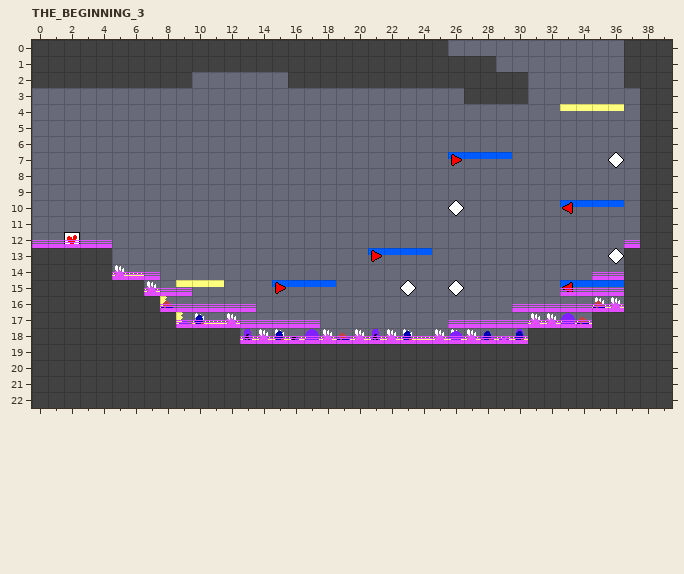
Two states of a LDtk project, Assets/Resources/LDtk/level_1.ldtk. Above: the version before the commit.
Cells are 16x16 px. Shown: THE_BEGINNING_3 x 0..39, y 0..22. The commit also changed other parts of the map, which this record leaves out.
Once edited:
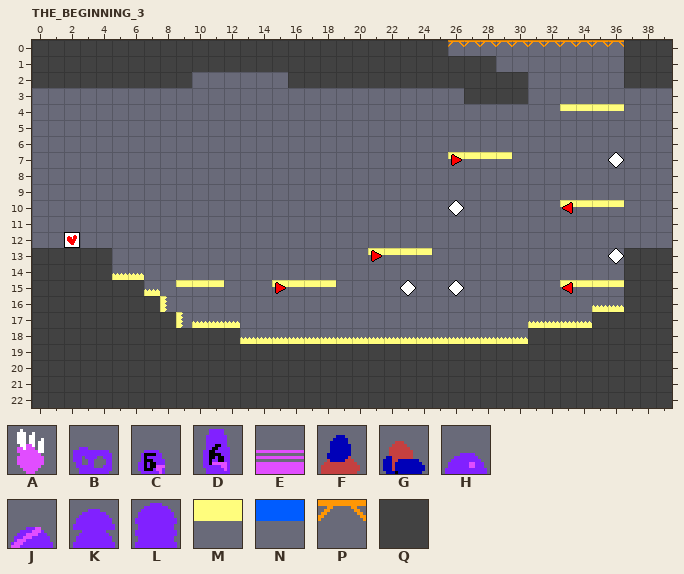
Key: from "DECOR": A 0, B 33, C 34, D 35, E 56, F 74, G 75, H 97, J 98, K 99, L 100; from "ENTITIES": M 8, N 9, P 67; from "GROUND": Q 0.
_ is an empty cell.
What changed:
{"where": "layer \"GROUND\""}
{"y":3,"x":38,"old":"QQ","new":"__"}
{"y":4,"x":38,"old":"QQ","new":"__"}
{"y":5,"x":38,"old":"QQ","new":"__"}
{"y":6,"x":38,"old":"QQ","new":"__"}
{"y":7,"x":38,"old":"QQ","new":"__"}
{"y":8,"x":38,"old":"QQ","new":"__"}
{"y":9,"x":38,"old":"QQ","new":"__"}
{"y":10,"x":38,"old":"QQ","new":"__"}
{"y":11,"x":38,"old":"QQ","new":"__"}
{"y":12,"x":38,"old":"QQ","new":"__"}
{"where": "layer \"ENTITIES\""}
{"y":0,"x":26,"old":"___________","new":"PPPPPPPPPPP"}
{"y":7,"x":26,"old":"NNNN","new":"MMMM"}
{"y":10,"x":33,"old":"NNNN","new":"MMMM"}
{"y":13,"x":21,"old":"NNNN","new":"MMMM"}
{"y":15,"x":15,"old":"NNNN","new":"MMMM"}
{"y":15,"x":33,"old":"NNNN","new":"MMMM"}
{"where": "layer \"BACKGROUND_000\" (removed)"}
{"y":16,"x":35,"old":"A","new":"_"}
{"y":17,"x":10,"old":"A","new":"_"}
{"y":17,"x":32,"old":"A","new":"_"}
{"y":18,"x":13,"old":"D","new":"_"}
{"y":18,"x":15,"old":"AC","new":"__"}
{"y":18,"x":18,"old":"AB","new":"__"}
{"y":18,"x":21,"old":"D","new":"_"}
{"y":18,"x":23,"old":"A","new":"_"}
{"y":18,"x":26,"old":"A","new":"_"}
{"y":18,"x":28,"old":"B","new":"_"}
{"y":18,"x":30,"old":"D","new":"_"}
{"where": "layer \"BACKGROUND_100\" (removed)"}
{"y":14,"x":5,"old":"A","new":"_"}
{"y":15,"x":7,"old":"A","new":"_"}
{"y":16,"x":8,"old":"G","new":"_"}
{"y":16,"x":35,"old":"GA","new":"__"}
{"y":17,"x":9,"old":"HF","new":"__"}
{"y":17,"x":12,"old":"A","new":"_"}
{"y":17,"x":31,"old":"A","new":"_"}
{"y":17,"x":33,"old":"LG","new":"__"}
{"y":18,"x":14,"old":"AF","new":"__"}
{"y":18,"x":17,"old":"J","new":"_"}
{"y":18,"x":19,"old":"GA","new":"__"}
{"y":18,"x":22,"old":"AF","new":"__"}
{"y":18,"x":25,"old":"A","new":"_"}
{"y":18,"x":27,"old":"AFJF","new":"____"}
{"where": "layer \"BACKGROUND_200\" (removed)"}
{"y":18,"x":17,"old":"L","new":"_"}
{"y":18,"x":26,"old":"K","new":"_"}
{"where": "layer \"FOG\" (removed)"}
{"y":12,"x":0,"old":"EEEEE","new":"_____"}
{"y":12,"x":37,"old":"E","new":"_"}
{"y":14,"x":5,"old":"EEE","new":"___"}
{"y":14,"x":35,"old":"EE","new":"__"}
{"y":15,"x":7,"old":"EEE","new":"___"}
{"y":15,"x":33,"old":"EEEE","new":"____"}
{"y":16,"x":8,"old":"EEEEEE","new":"______"}
{"y":16,"x":30,"old":"EEEEEEE","new":"_______"}
{"y":17,"x":9,"old":"EEEEEEEEE","new":"_________"}
{"y":17,"x":26,"old":"EEEEEEEEE","new":"_________"}
{"y":18,"x":13,"old":"EEEEEEEEEEEEEEEEEE","new":"__________________"}
{"label":"added","picture_box":[448,40,624,47]}
{"label":"removed","picture_box":[624,88,672,248]}
{"label":"changed","picture_box":[448,152,512,159]}
{"label":"changed","picture_box":[560,200,624,207]}
{"label":"removed","picture_box":[32,240,112,248]}
{"label":"changed","picture_box":[368,248,432,255]}
{"label":"changed","picture_box":[112,265,624,344]}
